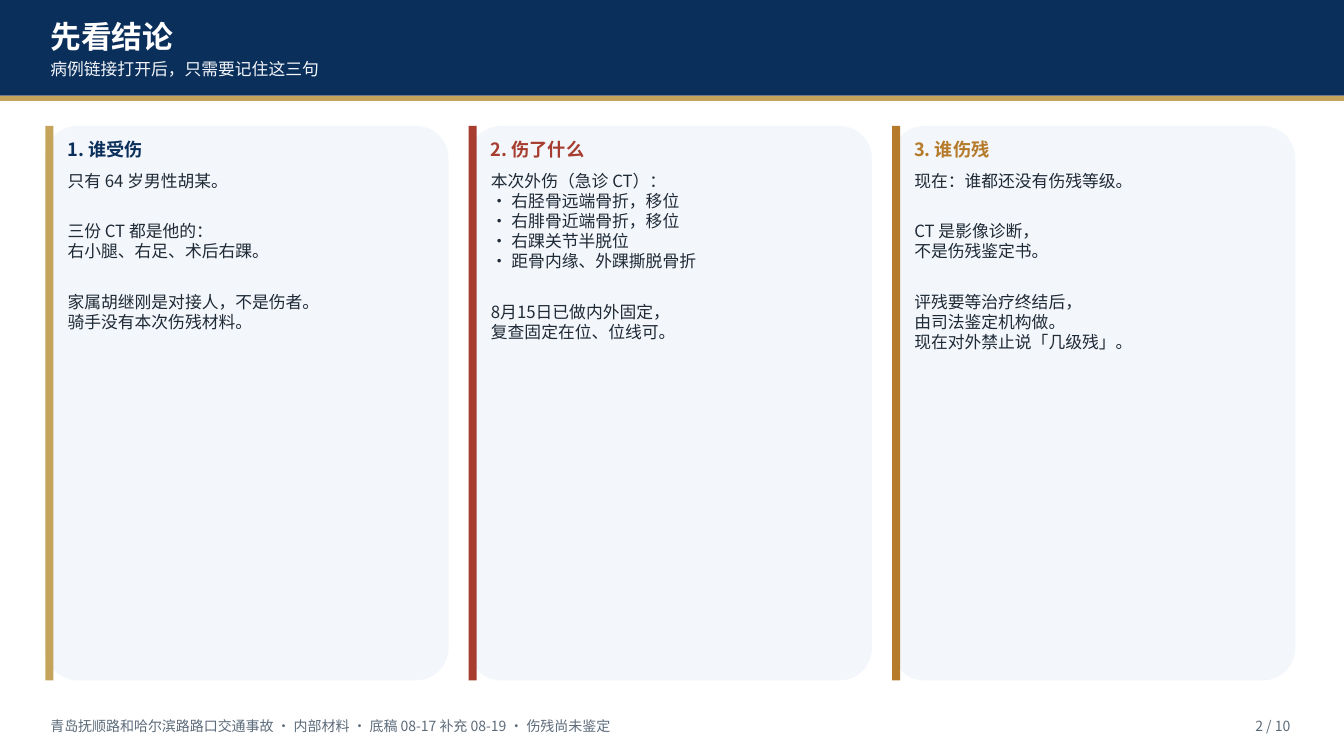
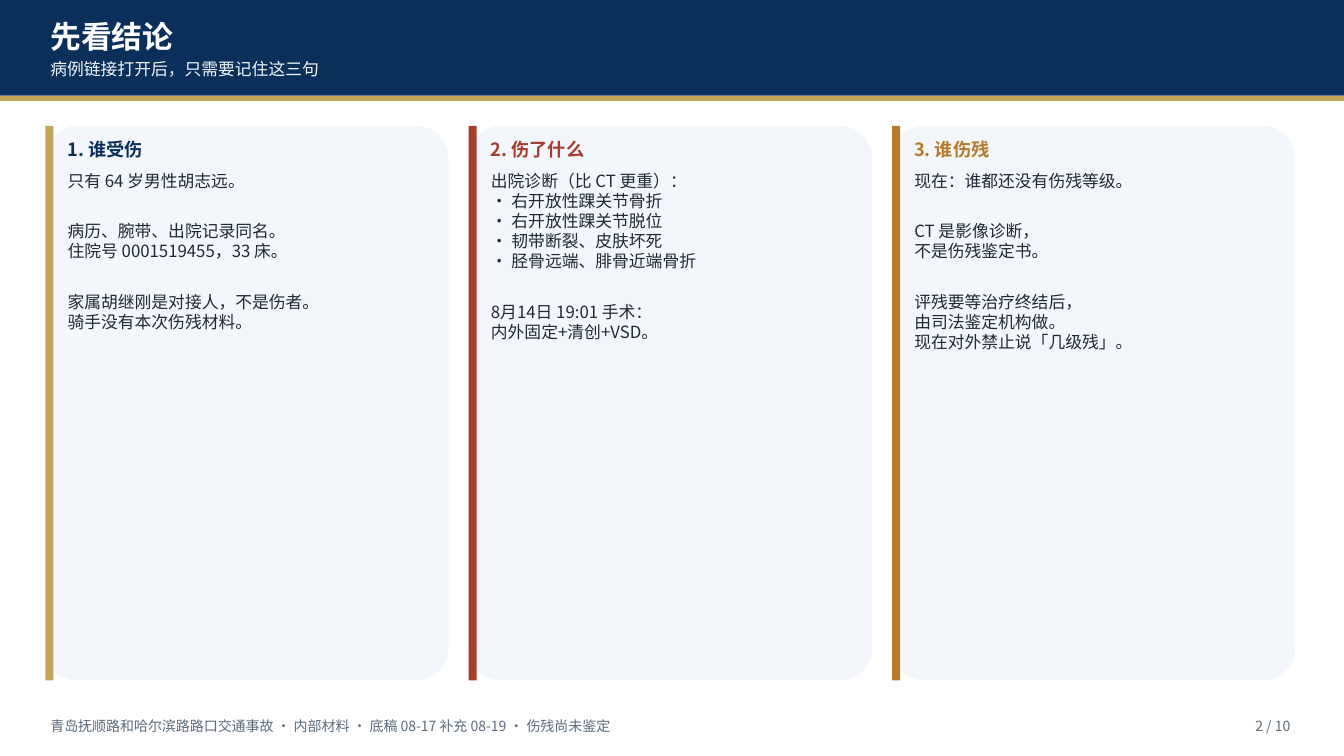
Before and after one commit to hujigang2010-maker/AIDEN, a slide deck: slide 2 of deliverables/青岛抚顺路和哈尔滨路路口交通事故_伤情与伤残简报_20260817.pptx. Drawn at 1344x756 pixels with LibreOffice and Linux fonts; fonts in the diff are those of the drawing. Boxes give left, top, right and bottom in pixels: in the first picture for what was removed or moved away, otherwise in the second. Text is boxed around its words. In the diff, an @@ line names an element or a change of style, - is before the commit and + after.

```diff
--- a/deliverables/青岛抚顺路和哈尔滨路路口交通事故_伤情与伤残简报_20260817.pptx
+++ b/deliverables/青岛抚顺路和哈尔滨路路口交通事故_伤情与伤残简报_20260817.pptx
@@ text at (68,173,288,259): text changed @@
-只有 64 岁男性胡某。
-三份 CT 都是他的：
-右小腿、右足、术后右踝。
+只有 64 岁男性胡志远。
+病历、腕带、出院记录同名。
+住院号 0001519455，33 床。
@@ text at (491,173,696,340): text changed @@
-本次外伤（急诊 CT）：
-• 右胫骨远端骨折，移位
-• 右腓骨近端骨折，移位
-• 右踝关节半脱位
-• 距骨内缘、外踝撕脱骨折
-8月15日已做内外固定，
-复查固定在位、位线可。
+出院诊断（比 CT 更重）：
+• 右开放性踝关节骨折
+• 右开放性踝关节脱位
+• 韧带断裂、皮肤坏死
+• 胫骨远端、腓骨近端骨折
+8月14日 19:01 手术：
+内外固定+清创+VSD。
```
Also in this commit, not shown: 3 other slides changed, 23 other files.
